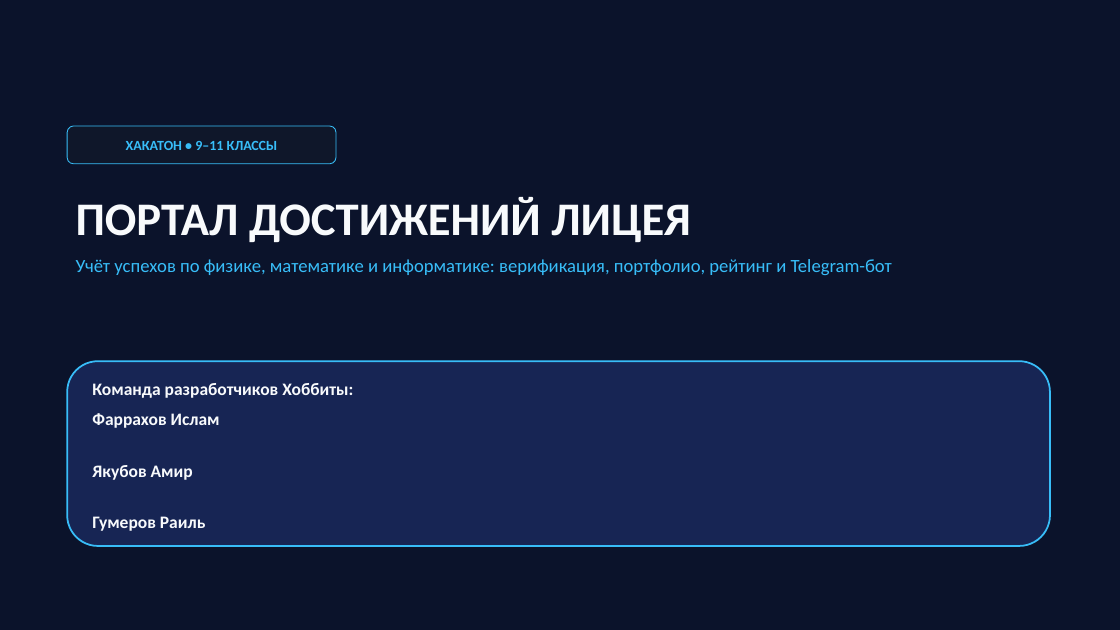
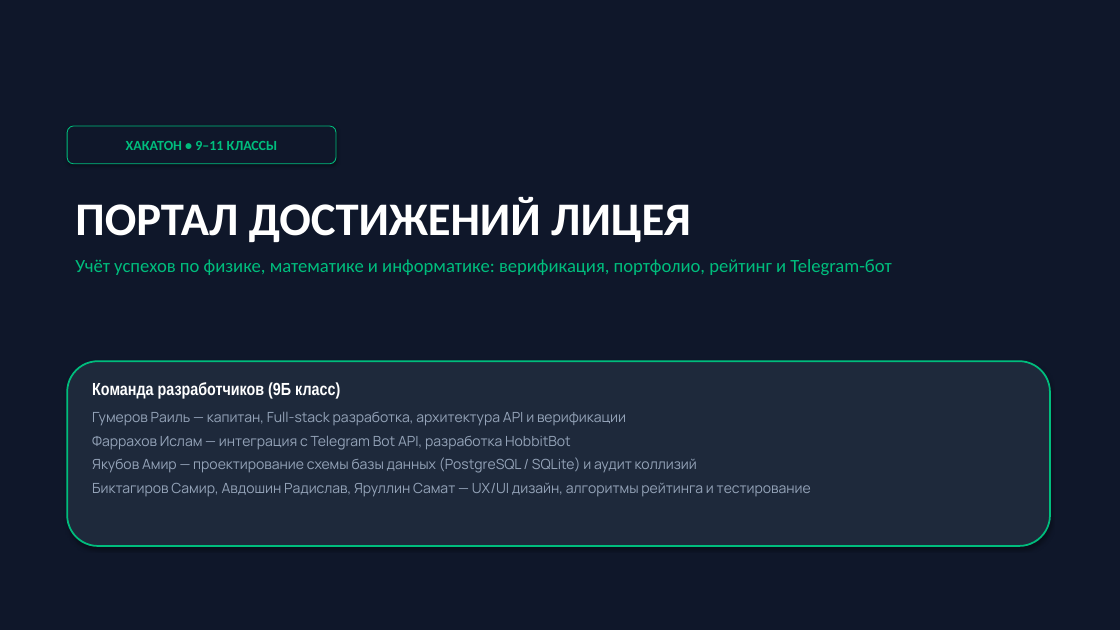
Before and after one commit to railgum24-cmd/Hobbits, a slide deck: slide 1 of presentation/Портал_достижений_лицея_9-11_класс.pptx. Drawn at 1120x630 pixels with LibreOffice and Linux fonts; fonts in the diff are those of the drawing. Boxes give left, top, right and bottom in pixels: in the first picture for what was removed or moved away, otherwise in the second. Text is boxed around its words. In the diff, an @@ line names an element or a change of style, - is before the commit and + after.

```diff
--- a/presentation/Портал_достижений_лицея_9-11_класс.pptx
+++ b/presentation/Портал_достижений_лицея_9-11_класс.pptx
@@ rectangle at (0,0,1120,630): fill #0B132B to #0F172A; shadow on @@
@@ rounded rectangle "ХАКАТОН • 9–11 КЛАССЫ" at (67,126,336,164): text colour #38BDF8 to #00BD7D; outline #38BDF8 0.75 pt to #00BD7D 0.75 pt; shadow on @@
@@ text "ПОРТАЛ ДОСТИЖЕНИЙ ЛИЦЕЯ" at (75,197,891,275): text colour #F8FAFC to #FFFFFF in "ПОРТАЛ ДОСТИЖЕНИЙ ЛИЦЕЯ"; text colour #38BDF8 to #00BD7D in "Учёт успехов по физике, математике и информатике: ..." @@
@@ rounded rectangle at (67,361,1050,546): fill #172554 to #1E293B; outline #38BDF8 1.5 pt to #00BD7D 1.5 pt; shadow on @@
@@ text at (92,382,811,496): text changed; size 15 to 12 pt; font Calibri to Manrope; text colour #F8FAFC to #94A3B8; bold off @@
-Команда разработчиков Хоббиты:
-Фаррахов Ислам
-Якубов Амир
-Гумеров Раиль
+Команда разработчиков (9Б класс)
+Гумеров Раиль — капитан, Full-stack разработка, архитектура API и верификации
+Фаррахов Ислам — интеграция с Telegram Bot API, разработка HobbitBot
+Якубов Амир — проектирование схемы базы данных (PostgreSQL / SQLite) и аудит коллизий
+Биктагиров Самир, Авдошин Радислав, Яруллин Самат — UX/UI дизайн, алгоритмы рейтинга и тестирование
```
Also in this commit, not shown: 7 other slides changed, 39 other files.
